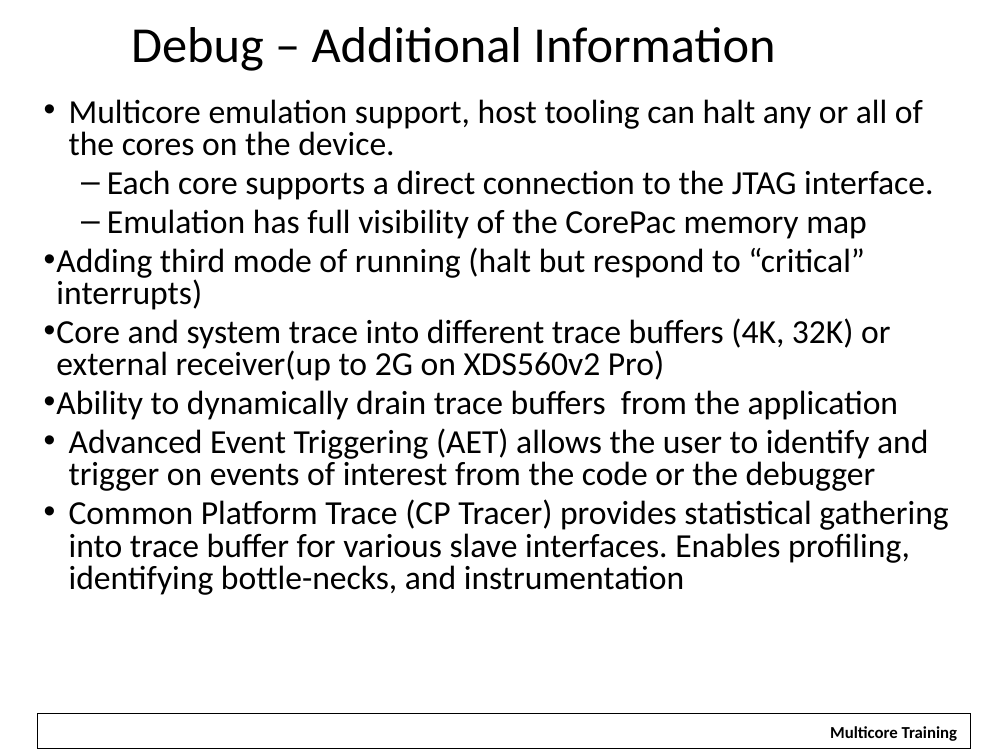
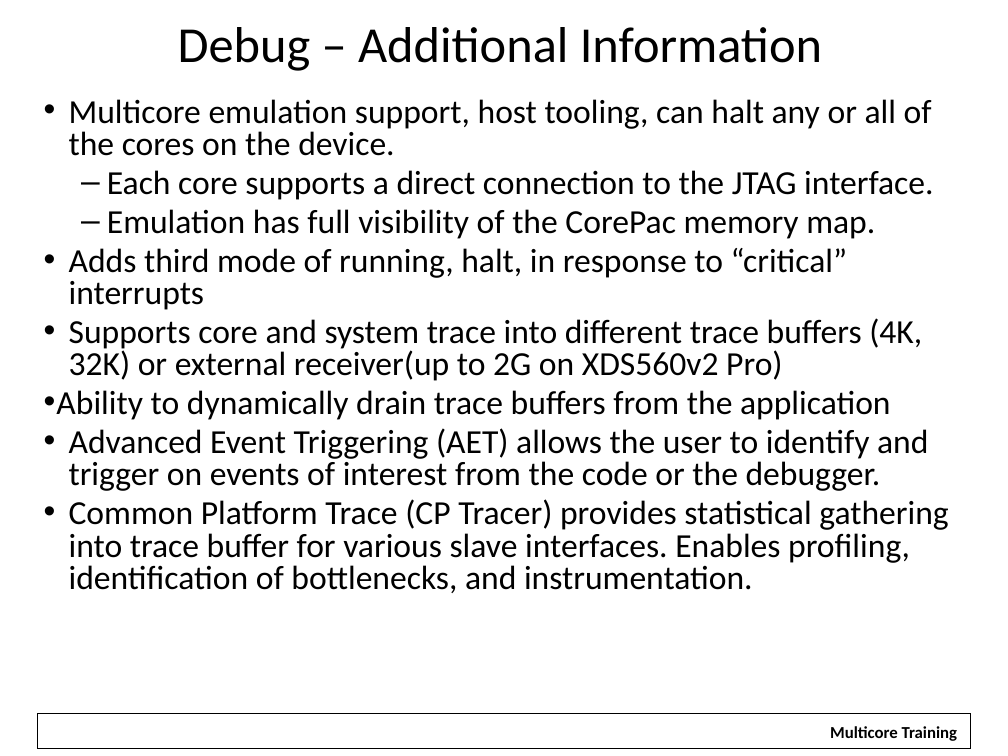
Before and after one commit to hari1989/keystone-workshop, a slide deck: slide 27 of slides/KeyStone Overview.pptx (slide 35 before the commit). Drawn at 1008x756 pixels with LibreOffice and Linux fonts; fonts in the diff are those of the drawing; background and template pictures are left out. Boxes give left, top, right and bottom in pixels: in the first picture for what was removed or moved away, otherwise in the second. Text is boxed around its words. In the diff, an @@ line names an element or a change of style, - is before the commit and + after.

```diff
--- a/slides/KeyStone Overview.pptx
+++ b/slides/KeyStone Overview.pptx
@@ title "Debug – Additional Information": place and size @@
-title "Debug – Additional Information" at (131,27,775,71)
+title "Debug – Additional Information" at (178,27,822,71)
@@ text at (69,99,932,156): text changed @@
-• Multicore emulation support, host tooling can halt any or all of the cores on the device.
+• Multicore emulation support, host tooling, can halt any or all of the cores on the device.
@@ text at (69,209,922,381): text changed @@
-  – Emulation has full visibility of the CorePac memory map
-• Adding third mode of running (halt but respond to “critical” interrupts)
-• Core and system trace into different trace buffers (4K, 32K) or external receiver(up to 2G on XDS560v2 Pro)
+  – Emulation has full visibility of the CorePac memory map.
+• Adds third mode of running, halt, in response to “critical” interrupts
+• Supports core and system trace into different trace buffers (4K, 32K) or external receiver(up to 2G on XDS560v2 Pro)
@@ text at (69,428,948,593): text changed @@
-• Advanced Event Triggering (AET) allows the user to identify and trigger on events of interest from the code or the debugger
-• Common Platform Trace (CP Tracer) provides statistical gathering into trace buffer for various slave interfaces. Enables profiling, identifying bottle-necks, and instrumentation
+• Advanced Event Triggering (AET) allows the user to identify and trigger on events of interest from the code or the debugger.
+• Common Platform Trace (CP Tracer) provides statistical gathering into trace buffer for various slave interfaces. Enables profiling, identification of bottlenecks, and instrumentation.
```
Also in this commit, not shown: 17 other slides changed, 1 slide added, 2 slides removed.
